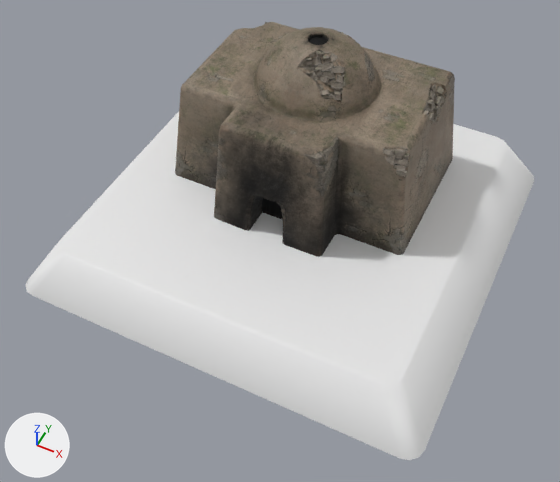
The FBX model Content/Buildings/Meshes/Limestone Burner Destruction Stage 1.fbx: old version first, new version second.
Camera for both pictures: a camera (50 mm lens) standing at (4.5, -9.73, 10.55) and looking at (0.25, -1.22, -0.08). Every picture has the same lights, and +X, +Y and +Z are marked at lower left.

Names of what the first picture shows: 'Limestone_Burner_Base_Destruction_S1', 'Limestone_Burner_Destruction_S1'.
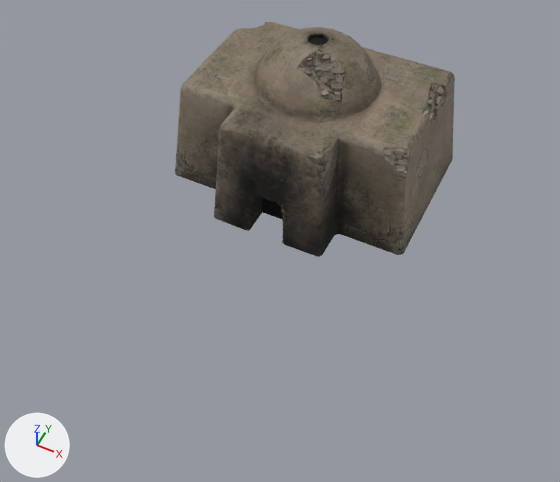
Pixel boxes (x1, y1, x2, y2) of what changed, in the pictures (560 x 482 px):
'Limestone_Burner_Base_Destruction_S1', deleted: before (26, 112, 534, 460)

What changed in the scene script:
```text
Remove ob_limestone_burner_base_destruction_s1:
    ob_limestone_burner_base_destruction_s1 = bpy.data.objects.new('Limestone_Burner_Base_Destruction_S1', me_plane_002)
    ob_limestone_burner_base_destruction_s1.location = (0.0, 0.0, 0.0)
```
